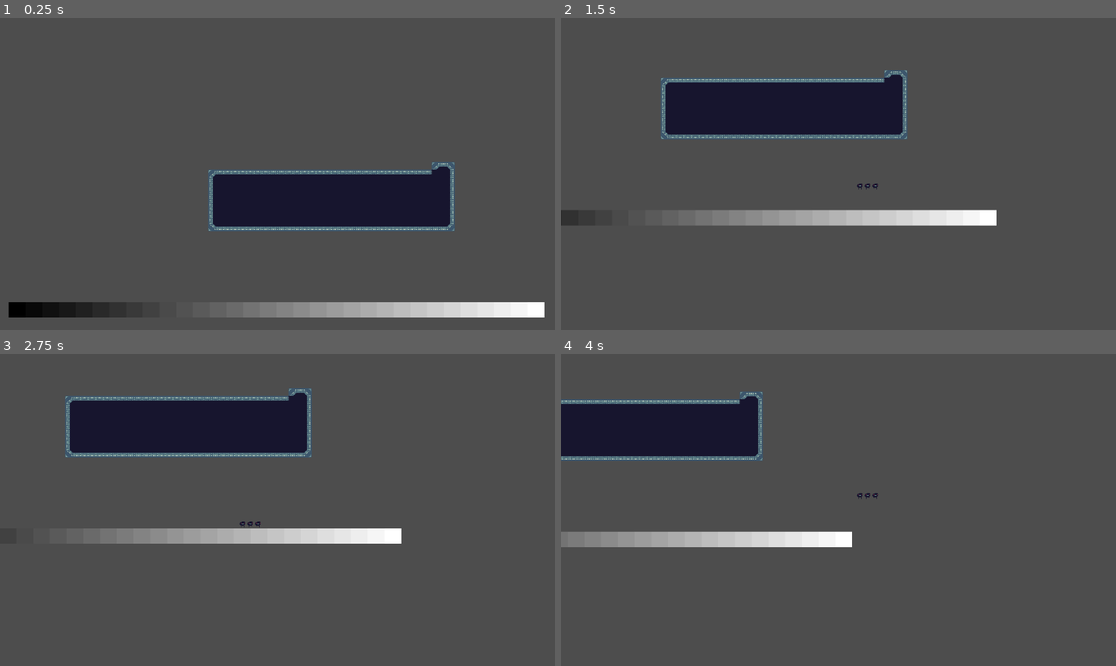
Above: before the commit, frames 1-4 (two rows, left to right).
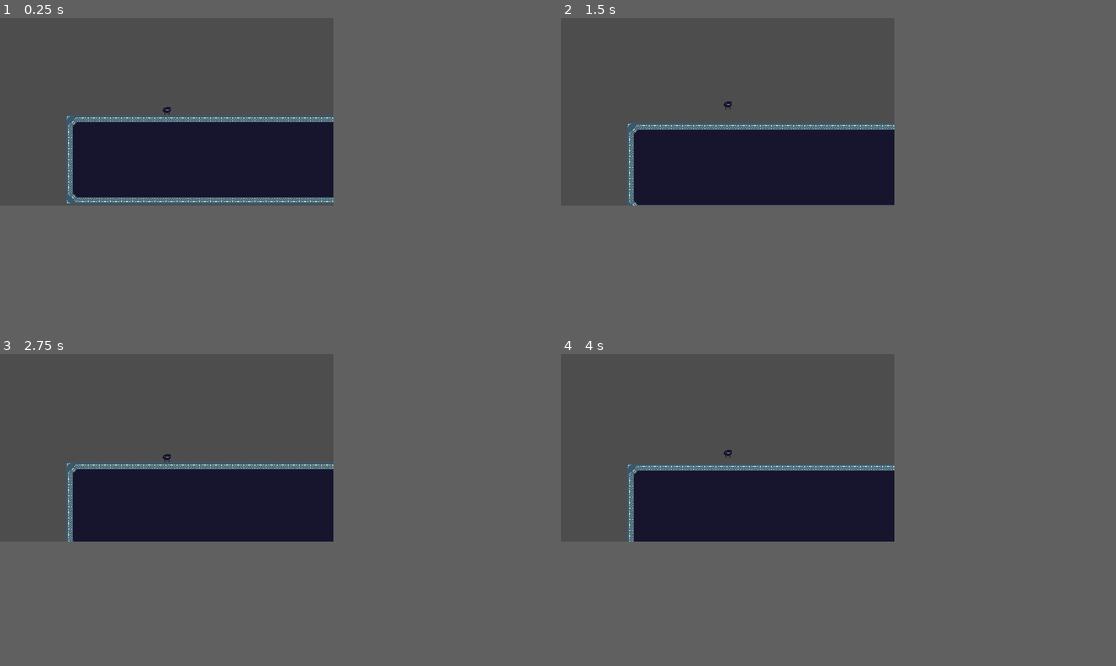
Above: after the commit, the same moments.

Repository: arthur-monteath/enemies-as-weapons
Game: Godot game, scene res://game.tscn
Two runs of this game, one before a commit and one after it. Both use one fixed random seed, a clock stepped at 60 frames per second and the inputs below.
Inputs:
- Up to frame 1 (0.25 s): no input
- Up to frame 2 (1.5 s): tap Enter (ui_accept) at 0.5, 0.6 s; hold Right (ui_right) from 0.53 s (still down); tap Space (jump, bound only after the commit) at 0.77, 0.8, 1.07, 1.35 s
- Up to frame 3 (2.75 s): tap Space (jump, bound only after the commit) at 1.52, 1.82, 2.3 s; tap Enter (ui_accept) at 1.55, 2.1 s; release Right (ui_right) at 2.03 s; hold Left (ui_left) from 2.03 s (still down)
- Up to frame 4 (4 s): release Left (ui_left) at 2.78 s; hold Right (ui_right) from 2.78 s (still down); tap Enter (ui_accept) at 2.85 s; tap Space (jump, bound only after the commit) at 3.02, 3.32, 3.6, 3.77 s
In our replay, the window is 799x449 before the commit and 480x270 after it. These sizes can differ from the game's own. Grey fills any space a smaller window leaves; there, only what the larger window draws over its background counts as a difference.

The runs differ from the first frame. In frame 1, 22% of the frame differs, in the area x 1-99%, y 28-96%; in frame 2, 22%; in frame 3, 22%; in frame 4, 21%.

Commit message:
Player movement and resolution

Diff:
--- a/assets/player/player.gd
+++ b/assets/player/player.gd
@@ -1,8 +1,9 @@
 extends CharacterBody2D
 
+@onready var sprite: Sprite2D = $Sprite2D
 
-const SPEED = 300.0
-const JUMP_VELOCITY = -400.0
+const SPEED = 100.0
+const JUMP_VELOCITY = -200.0
 
 func _physics_process(delta: float) -> void:
 	# Add the gravity.
@@ -10,14 +11,13 @@
 		velocity += get_gravity() * delta
 
 	# Handle jump.
-	if Input.is_action_just_pressed("ui_accept") and is_on_floor():
+	if Input.is_action_just_pressed("jump") and is_on_floor():
 		velocity.y = JUMP_VELOCITY
 
-	# Get the input direction and handle the movement/deceleration.
-	# As good practice, you should replace UI actions with custom gameplay actions.
-	var direction := Input.get_axis("ui_left", "ui_right")
+	var direction := Input.get_axis("move_left", "move_right")
 	if direction:
 		velocity.x = direction * SPEED
+		sprite.flip_h = direction < 0
 	else:
 		velocity.x = move_toward(velocity.x, 0, SPEED)
 
--- a/assets/player/player.tscn
+++ b/assets/player/player.tscn
@@ -11,6 +11,7 @@
 
 [node name="Sprite2D" type="Sprite2D" parent="."]
 texture = ExtResource("2_onrkg")
+hframes = 4
 
 [node name="CollisionShape2D" type="CollisionShape2D" parent="."]
 shape = SubResource("RectangleShape2D_onrkg")
--- a/game.tscn
+++ b/game.tscn
@@ -21,12 +21,14 @@
 1:1/0 = 0
 1:1/0/terrain_set = 0
 1:1/0/terrain = 0
+1:1/0/physics_layer_0/polygon_0/points = PackedVector2Array(-8, -8, -8, 8, 8, 8, 8, -8)
 1:1/0/terrains_peering_bit/right_side = 0
 1:1/0/terrains_peering_bit/bottom_right_corner = 0
 1:1/0/terrains_peering_bit/bottom_side = 0
 2:1/0 = 0
 2:1/0/terrain_set = 0
 2:1/0/terrain = 0
+2:1/0/physics_layer_0/polygon_0/points = PackedVector2Array(-8, -8, -8, 8, 8, 8, 8, -8)
 2:1/0/terrains_peering_bit/right_side = 0
 2:1/0/terrains_peering_bit/bottom_right_corner = 0
 2:1/0/terrains_peering_bit/bottom_side = 0
@@ -35,6 +37,7 @@
 1:2/0 = 0
 1:2/0/terrain_set = 0
 1:2/0/terrain = 0
+1:2/0/physics_layer_0/polygon_0/points = PackedVector2Array(-8, -8, -8, 8, 8, 8, 8, -8)
 1:2/0/terrains_peering_bit/right_side = 0
 1:2/0/terrains_peering_bit/bottom_right_corner = 0
 1:2/0/terrains_peering_bit/bottom_side = 0
@@ -43,6 +46,7 @@
 2:2/0 = 0
 2:2/0/terrain_set = 0
 2:2/0/terrain = 0
+2:2/0/physics_layer_0/polygon_0/points = PackedVector2Array(-8, -8, -8, 8, 8, 8, 8, -8)
 2:2/0/terrains_peering_bit/right_side = 0
 2:2/0/terrains_peering_bit/bottom_right_corner = 0
 2:2/0/terrains_peering_bit/bottom_side = 0
@@ -54,12 +58,14 @@
 3:1/0 = 0
 3:1/0/terrain_set = 0
 3:1/0/terrain = 0
+3:1/0/physics_layer_0/polygon_0/points = PackedVector2Array(-8, -8, -8, 8, 8, 8, 8, -8)
 3:1/0/terrains_peering_bit/bottom_side = 0
 3:1/0/terrains_peering_bit/bottom_left_corner = 0
 3:1/0/terrains_peering_bit/left_side = 0
 3:2/0 = 0
 3:2/0/terrain_set = 0
 3:2/0/terrain = 0
+3:2/0/physics_layer_0/polygon_0/points = PackedVector2Array(-8, -8, -8, 8, 8, 8, 8, -8)
 3:2/0/terrains_peering_bit/bottom_side = 0
 3:2/0/terrains_peering_bit/bottom_left_corner = 0
 3:2/0/terrains_peering_bit/left_side = 0
@@ -68,12 +74,14 @@
 1:3/0 = 0
 1:3/0/terrain_set = 0
 1:3/0/terrain = 0
+1:3/0/physics_layer_0/polygon_0/points = PackedVector2Array(-8, -8, -8, 8, 8, 8, 8, -8)
 1:3/0/terrains_peering_bit/right_side = 0
 1:3/0/terrains_peering_bit/top_side = 0
 1:3/0/terrains_peering_bit/top_right_corner = 0
 2:3/0 = 0
 2:3/0/terrain_set = 0
 2:3/0/terrain = 0
+2:3/0/physics_layer_0/polygon_0/points = PackedVector2Array(-8, -8, -8, 8, 8, 8, 8, -8)
 2:3/0/terrains_peering_bit/right_side = 0
 2:3/0/terrains_peering_bit/left_side = 0
 2:3/0/terrains_peering_bit/top_left_corner = 0
@@ -82,11 +90,13 @@
 3:3/0 = 0
 3:3/0/terrain_set = 0
 3:3/0/terrain = 0
+3:3/0/physics_layer_0/polygon_0/points = PackedVector2Array(-8, -8, -8, 8, 8, 8, 8, -8)
 3:3/0/terrains_peering_bit/left_side = 0
 3:3/0/terrains_peering_bit/top_left_corner = 0
 3:3/0/terrains_peering_bit/top_side = 0
 
 [sub_resource type="TileSet" id="TileSet_feb5d"]
+physics_layer_0/collision_layer = 1
 terrain_set_0/mode = 0
 terrain_set_0/terrain_0/name = "ground"
 terrain_set_0/terrain_0/color = Color(0.2212646, 0.40679118, 0.5374053, 1)
@@ -97,6 +107,7 @@
 
 [node name="Player" parent="." instance=ExtResource("1_e2o6t")]
 unique_name_in_owner = true
+position = Vector2(1, -9)
 
 [node name="Camera2D" type="Camera2D" parent="."]
 position_smoothing_enabled = true
--- a/project.godot
+++ b/project.godot
@@ -14,3 +14,28 @@
 run/main_scene="uid://drkptcvq127gi"
 config/features=PackedStringArray("4.5", "Forward Plus")
 config/icon="res://icon.svg"
+
+[display]
+
+window/size/viewport_width=480
+window/size/viewport_height=270
+window/stretch/mode="viewport"
+window/stretch/scale_mode="integer"
+
+[input]
+
+move_left={
+"deadzone": 0.2,
+"events": [Object(InputEventKey,"resource_local_to_scene":false,"resource_name":"","device":-1,"window_id":0,"alt_pressed":false,"shift_pressed":false,"ctrl_pressed":false,"meta_pressed":false,"pressed":false,"keycode":0,"physical_keycode":65,"key_label":0,"unicode":97,"location":0,"echo":false,"script":null)
+]
+}
+move_right={
+"deadzone": 0.2,
+"events": [Object(InputEventKey,"resource_local_to_scene":false,"resource_name":"","device":-1,"window_id":0,"alt_pressed":false,"shift_pressed":false,"ctrl_pressed":false,"meta_pressed":false,"pressed":false,"keycode":0,"physical_keycode":68,"key_label":0,"unicode":100,"location":0,"echo":false,"script":null)
+]
+}
+jump={
+"deadzone": 0.2,
+"events": [Object(InputEventKey,"resource_local_to_scene":false,"resource_name":"","device":-1,"window_id":0,"alt_pressed":false,"shift_pressed":false,"ctrl_pressed":false,"meta_pressed":false,"pressed":false,"keycode":0,"physical_keycode":32,"key_label":0,"unicode":32,"location":0,"echo":false,"script":null)
+]
+}
Binary file changed: assets/player/player_sheet.png
